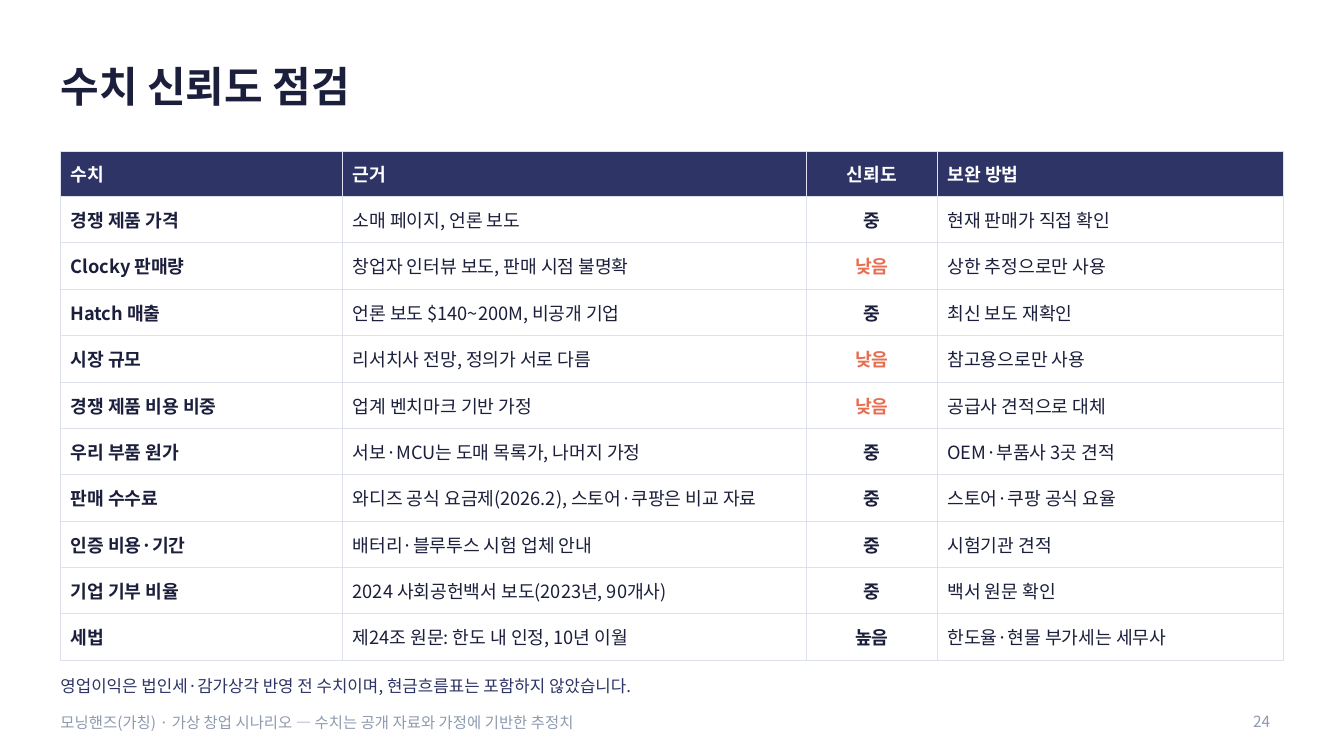
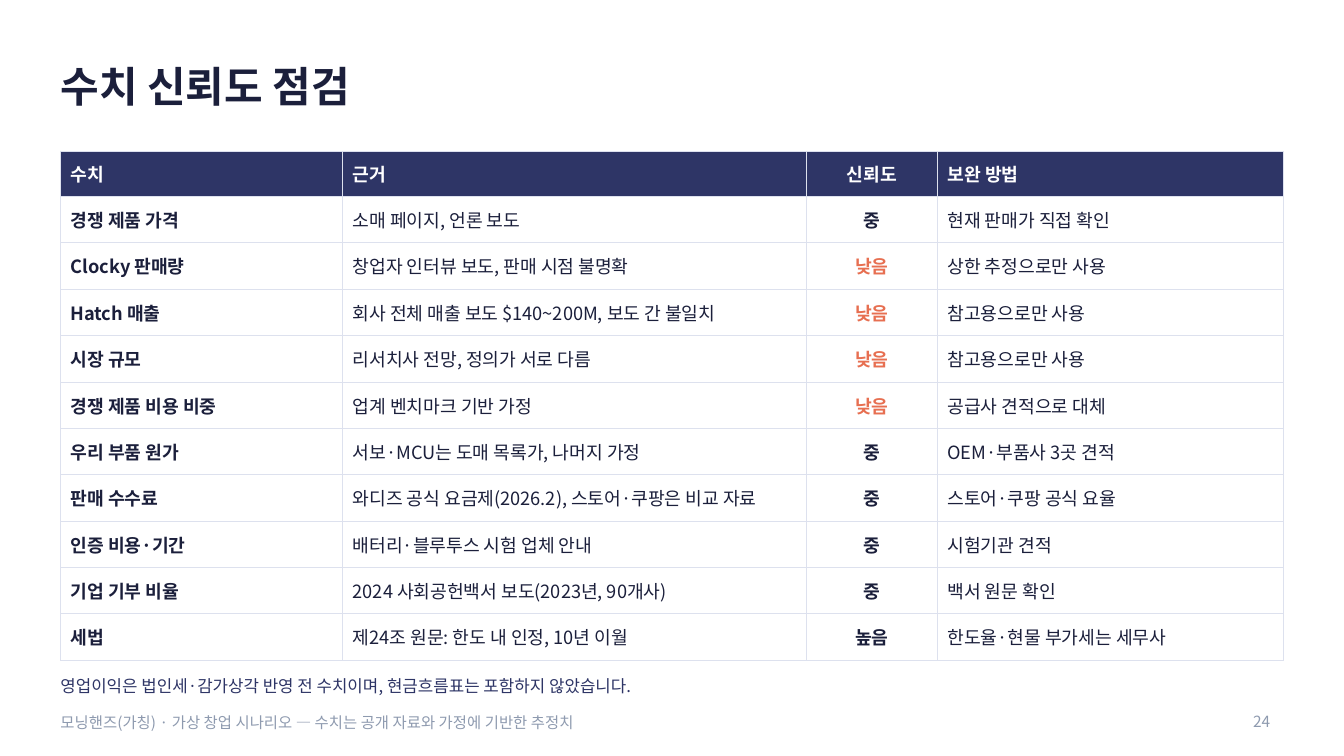
Before and after one commit to g975682-source/-, a slide deck: slide 24 of MorningHands_Business_Analysis.pptx. Drawn at 1344x756 pixels with LibreOffice and Linux fonts; fonts in the diff are those of the drawing. Boxes give left, top, right and bottom in pixels: in the first picture for what was removed or moved away, otherwise in the second. Text is boxed around its words. In the diff, an @@ line names an element or a change of style, - is before the commit and + after.

```diff
--- a/MorningHands_Business_Analysis.pptx
+++ b/MorningHands_Business_Analysis.pptx
@@ table at box(60, 151, 1284, 652) @@
-row 4: Hatch 매출 | 언론 보도 $140~200M, 비공개 기업 | 중 | 최신 보도 재확인
+row 4: Hatch 매출 | 회사 전체 매출 보도 $140~200M, 보도 간 불일치 | 낮음 | 참고용으로만 사용
```
Also in this commit, not shown: 5 other slides changed, 2 other files.
